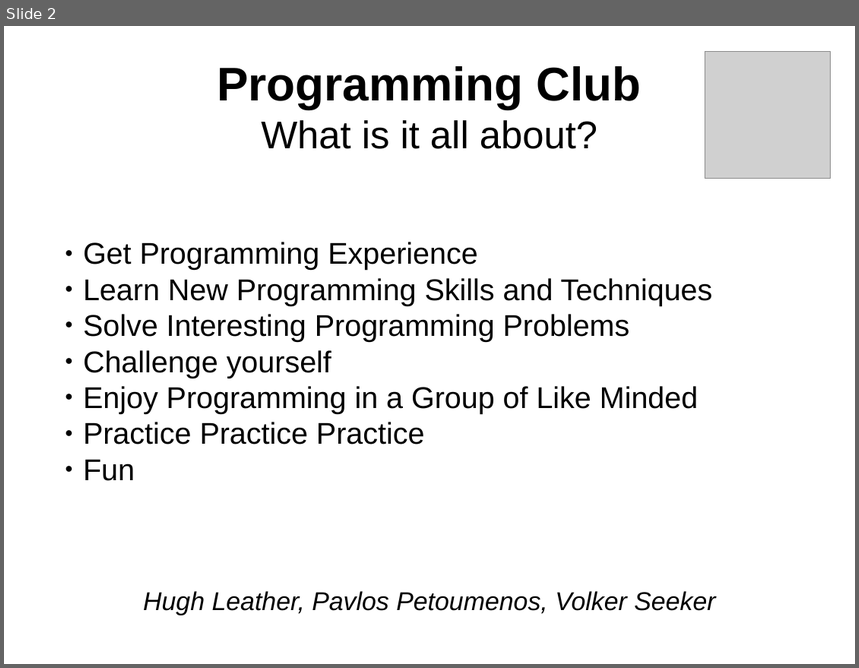
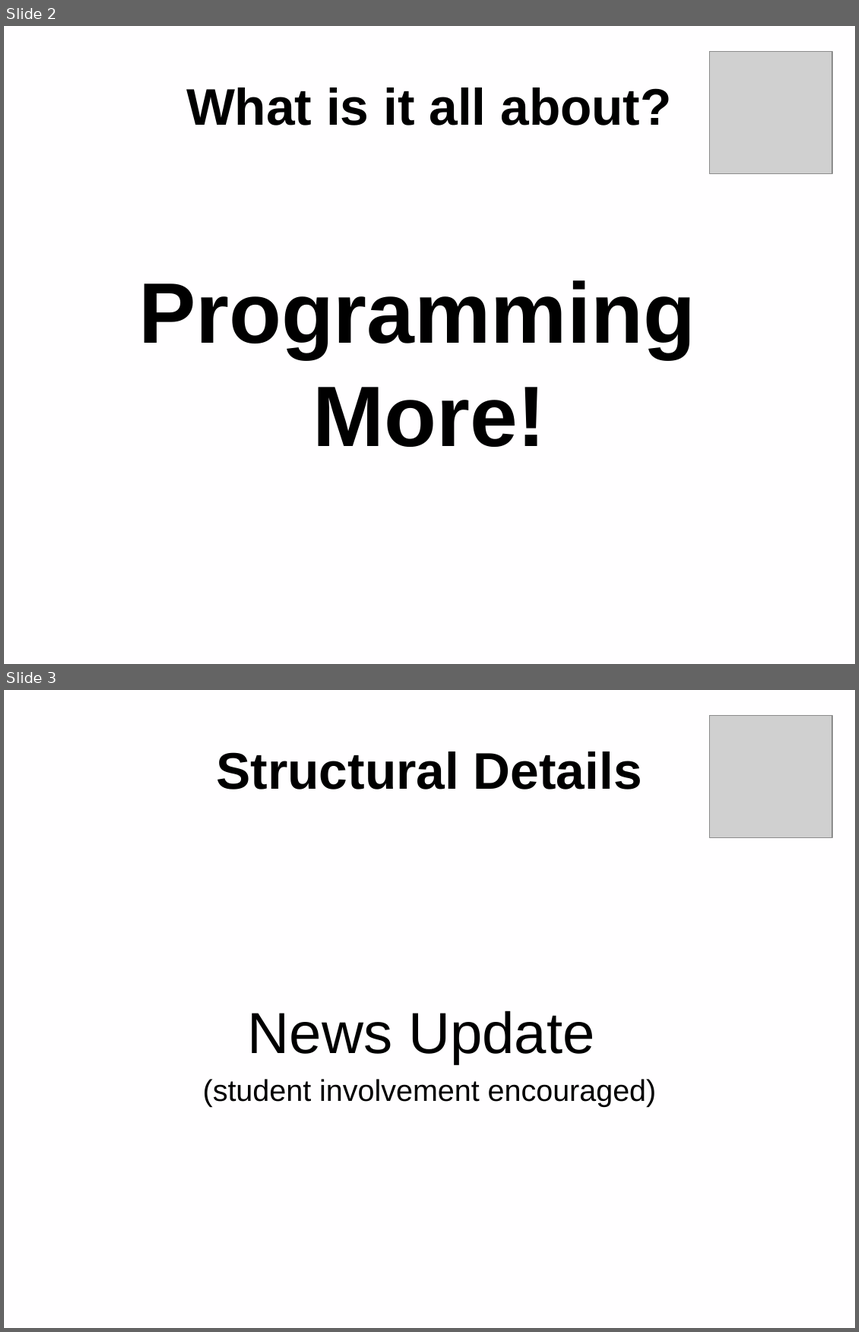
Before and after one commit to vsee/uoe_programmingclub, a slide deck: slides/session001_20160218.odp. Shown one above the other, each under a label of ours: slide 2 before the commit, slides 2 and 3 after it. The pictures are 859x668 and 859x1332 pixels, drawn with LibreOffice and Linux fonts; fonts in the diff are those of the drawing; grey boxes stand for pictures. Boxes give left, top, right and bottom in pixels: in the first picture for what was removed or moved away, otherwise in the second. Text is boxed around its words. In the diff, an @@ line names an element or a change of style, - is before the commit and + after.

```diff
--- a/slides/session001_20160218.odp
+++ b/slides/session001_20160218.odp
@@ slide 3 added at (4, 690, 855, 1328), background #FFFEFF @@
@@ picture added at (710, 716, 833, 838) @@
@@ title added at (217, 752, 642, 790), 48 pt, text #000000, bold @@
+Structural Details
@@ subtitle added at (203, 1011, 657, 1106), 28 pt, text #000000 @@
+News Update
+(student involvement encouraged)
@@ slide 2 changed as well @@
@@ background #FFFFFF to #FFFEFF @@
@@ picture: place and size @@
-picture at (705, 52, 831, 178)
+picture at (710, 52, 833, 174)
@@ title at (186, 88, 671, 126): text changed; size 36 to 48 pt; bold on @@
-Programming Club
-What is it all about?
+What is it all about?
@@ text at (139, 281, 696, 447): text changed; size 28 to 80 pt; bold on @@
-  ● Get Programming Experience
-  ● Learn New Programming Skills and Techniques
-  ● Solve Interesting Programming Problems
-  ● Challenge yourself
-  ● Enjoy Programming in a Group of Like Minded
-  ● Practice Practice Practice
-  ● Fun
+Programming
+More!
@@ text removed at (143, 591, 715, 616) @@
-Hugh Leather, Pavlos Petoumenos, Volker Seeker
```
Also in this commit, not shown: 3 other slides changed, 3 other slides added, 1 slide removed, 6 other files.
